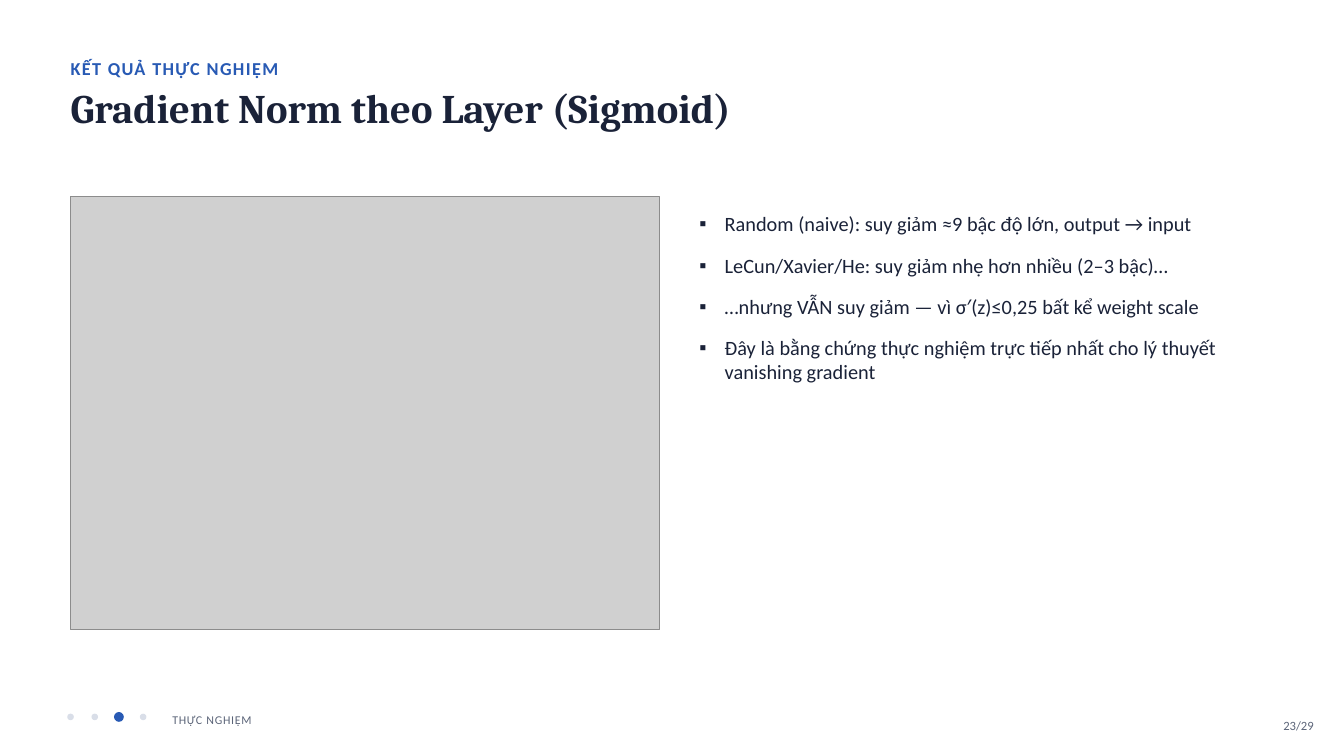
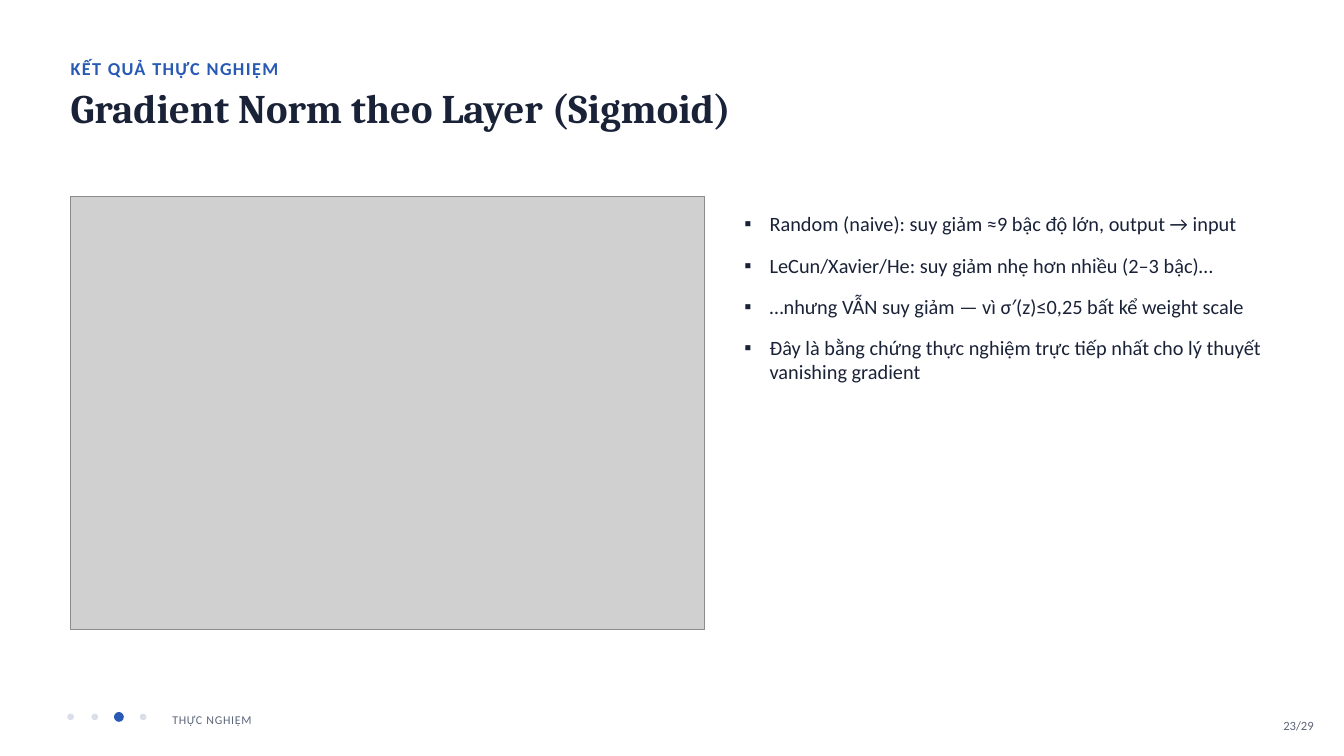
Before and after one commit to quankane/latex-web, a slide deck: slide 23 of report/Slide_Backprop_Initialization.pptx. Drawn at 1344x756 pixels with LibreOffice and Linux fonts; fonts in the diff are those of the drawing; grey boxes stand for pictures. Boxes give left, top, right and bottom in pixels: in the first picture for what was removed or moved away, otherwise in the second. Text is boxed around its words. In the diff, an @@ line names an element or a change of style, - is before the commit and + after.

```diff
--- a/report/Slide_Backprop_Initialization.pptx
+++ b/report/Slide_Backprop_Initialization.pptx
@@ picture: place and size @@
-picture at box(71, 197, 659, 630)
+picture at box(71, 197, 704, 630)
@@ text "Random (naive): suy giảm ≈9 ...": place and size @@
-text "Random (naive): suy giảm ≈9 ..." at box(725, 216, 1216, 383)
+text "Random (naive): suy giảm ≈9 ..." at box(770, 216, 1261, 383)
```
Also in this commit, not shown: 7 other slides changed, 10 other files.
